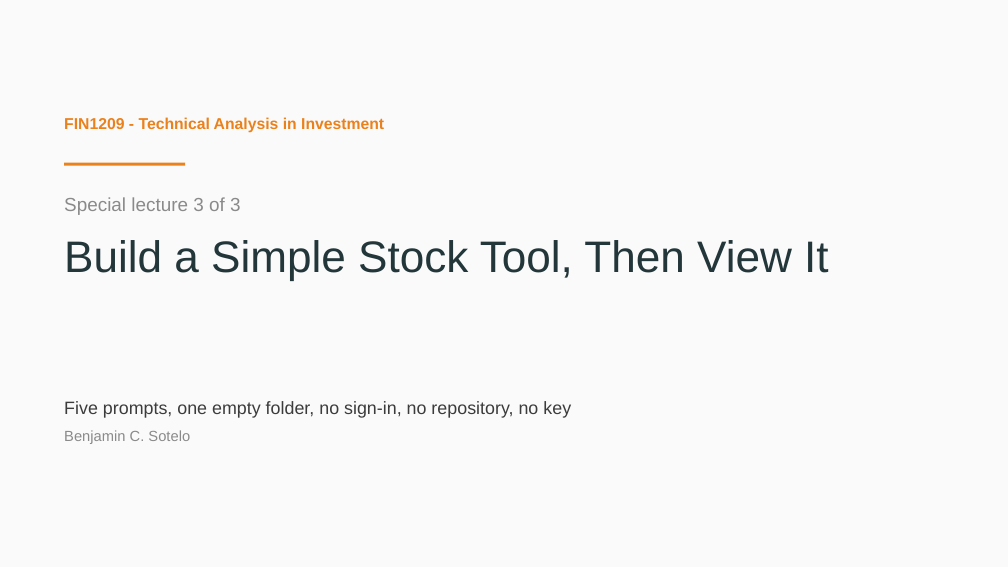
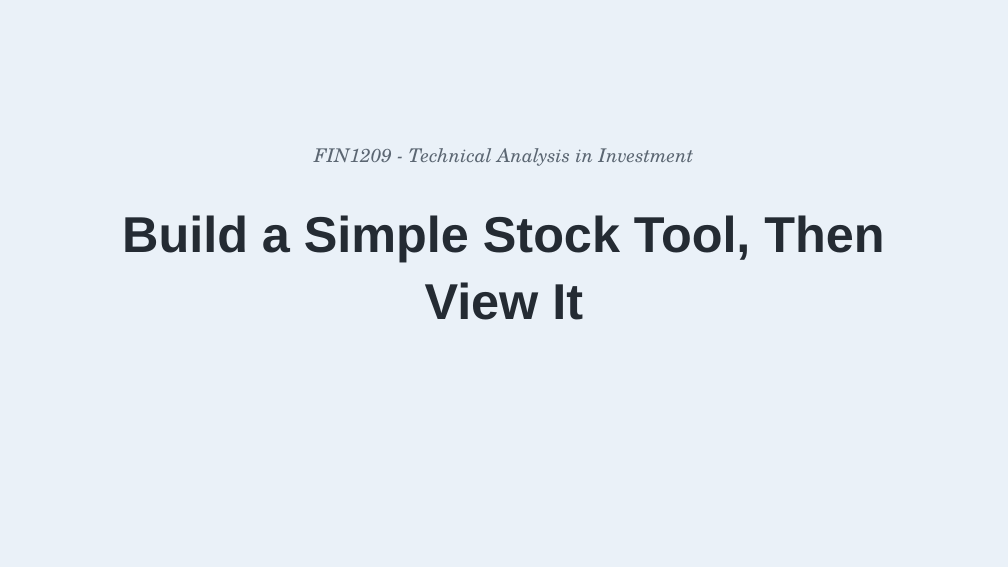
Before and after one commit to benjiesotelo-sudo/Telos_FIN1209, a slide deck: slide 1 of special-lecture/FIN1209-Special-Lecture-3-BuildIt.pptx. Drawn at 1008x567 pixels with LibreOffice and Linux fonts; fonts in the diff are those of the drawing. Boxes give left, top, right and bottom in pixels: in the first picture for what was removed or moved away, otherwise in the second. Text is boxed around its words. In the diff, an @@ line names an element or a change of style, - is before the commit and + after.

```diff
--- a/special-lecture/FIN1209-Special-Lecture-3-BuildIt.pptx
+++ b/special-lecture/FIN1209-Special-Lecture-3-BuildIt.pptx
@@ rectangle at (0, 0, 1008, 567): fill #FAFAFA to #EAF1F8 @@
@@ text "FIN1209 - Technical Analysis in ...": place and size @@
-text "FIN1209 - Technical Analysis in ..." at (64, 117, 384, 133)
+text "FIN1209 - Technical Analysis in ..." at (314, 148, 694, 166)
@@ text "FIN1209 - Technical Analysis in ..." at (314, 148, 694, 166): size 15 to 18 pt, font Arial to TeX Gyre Schola, text colour #EB811B to #5B6672, bold off, italic on; alignment left to centre @@
@@ rectangle removed at (64, 163, 185, 166) @@
@@ text at (64, 197, 241, 215): paragraph removed @@
-Special lecture 3 of 3
@@ text "Build a Simple Stock Tool, ...": place and size @@
-text "Build a Simple Stock Tool, ..." at (64, 197, 828, 281)
+text "Build a Simple Stock Tool, ..." at (122, 215, 884, 320)
@@ text "Build a Simple Stock Tool, ..." at (122, 215, 884, 320): size 42 to 48 pt, text colour #23373B to #242B33, bold on; alignment left to centre; line spacing 1.05 to 1.1; less space between paragraphs @@
@@ text removed at (64, 401, 571, 444) @@
-Five prompts, one empty folder, no sign-in, no repository, no key
-Benjamin C. Sotelo
```
Also in this commit, not shown: 5 other slides changed, 2 slides added, 13 slides removed, 3 other files.
